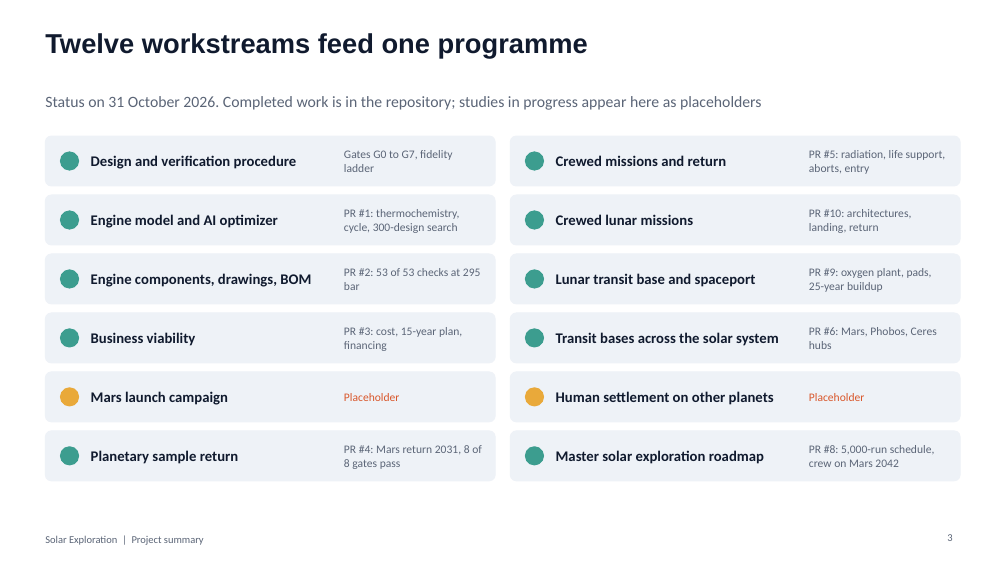
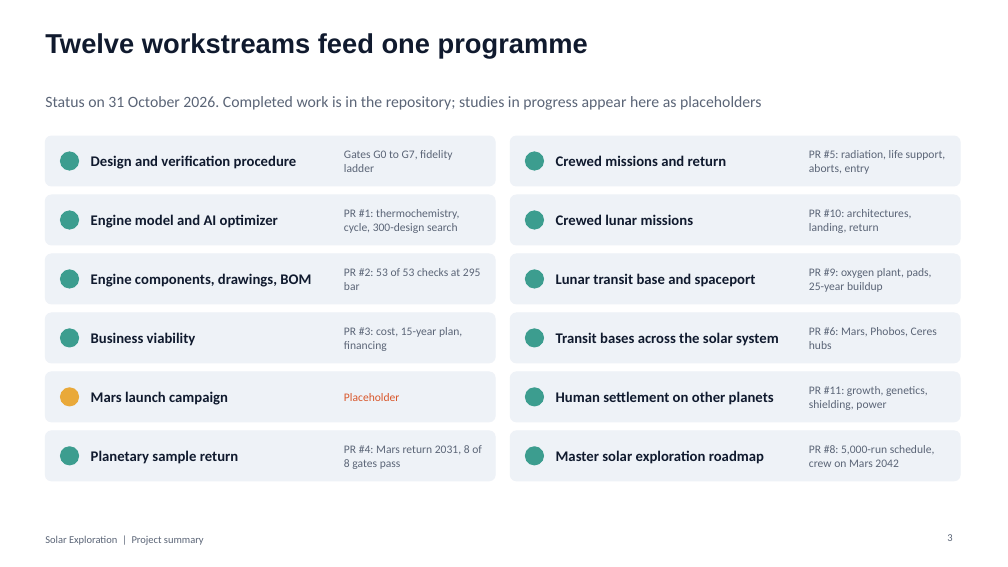
Before and after one commit to Skymeapple/solar-exploration, a slide deck: slide 3 of presentation/Solar_Exploration_Project_Summary.pptx. Drawn at 1008x567 pixels with LibreOffice and Linux fonts; fonts in the diff are those of the drawing. Boxes give left, top, right and bottom in pixels: in the first picture for what was removed or moved away, otherwise in the second. Text is boxed around its words. In the diff, an @@ line names an element or a change of style, - is before the commit and + after.

```diff
--- a/presentation/Solar_Exploration_Project_Summary.pptx
+++ b/presentation/Solar_Exploration_Project_Summary.pptx
@@ ellipse at <box>526,388,544,406</box>: fill #E9A93A to #3C9D8F; outline #E9A93A 1 pt to #3C9D8F 1 pt @@
@@ text at <box>809,386,928,410</box>: text changed; text colour #D9572B to #5B6577 @@
-Placeholder
+PR #11: growth, genetics, shielding, power
```
Also in this commit, not shown: 7 other slides changed, 2 slides added, 1 other file.
